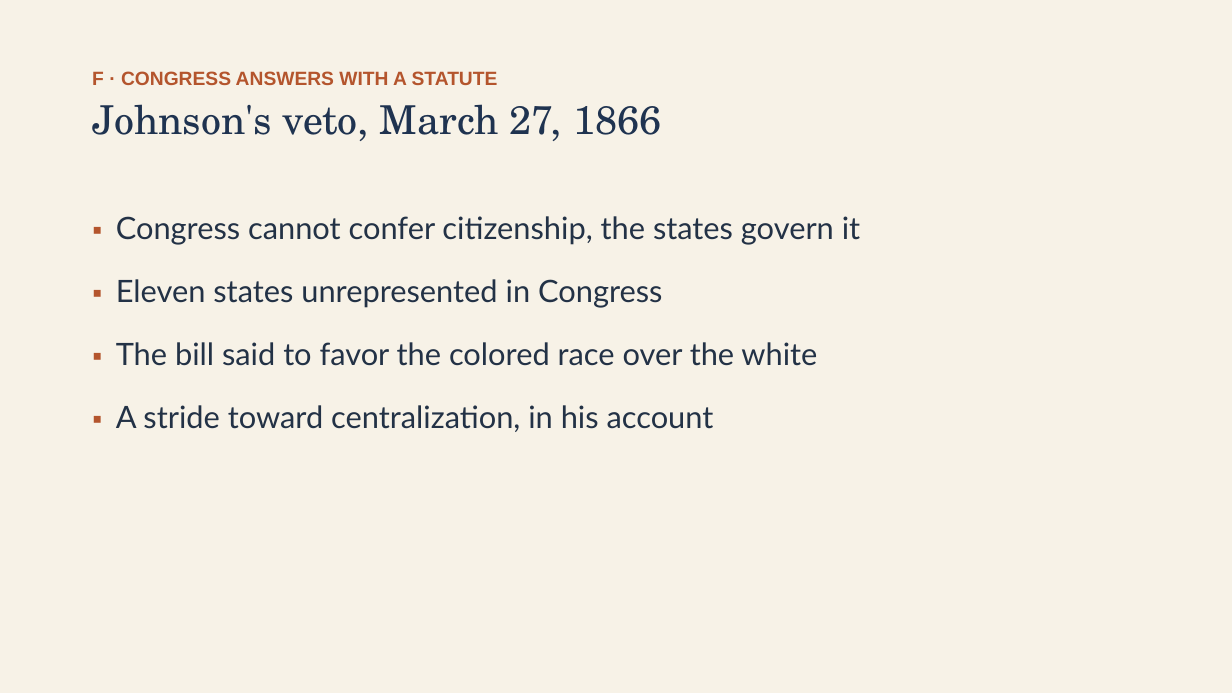
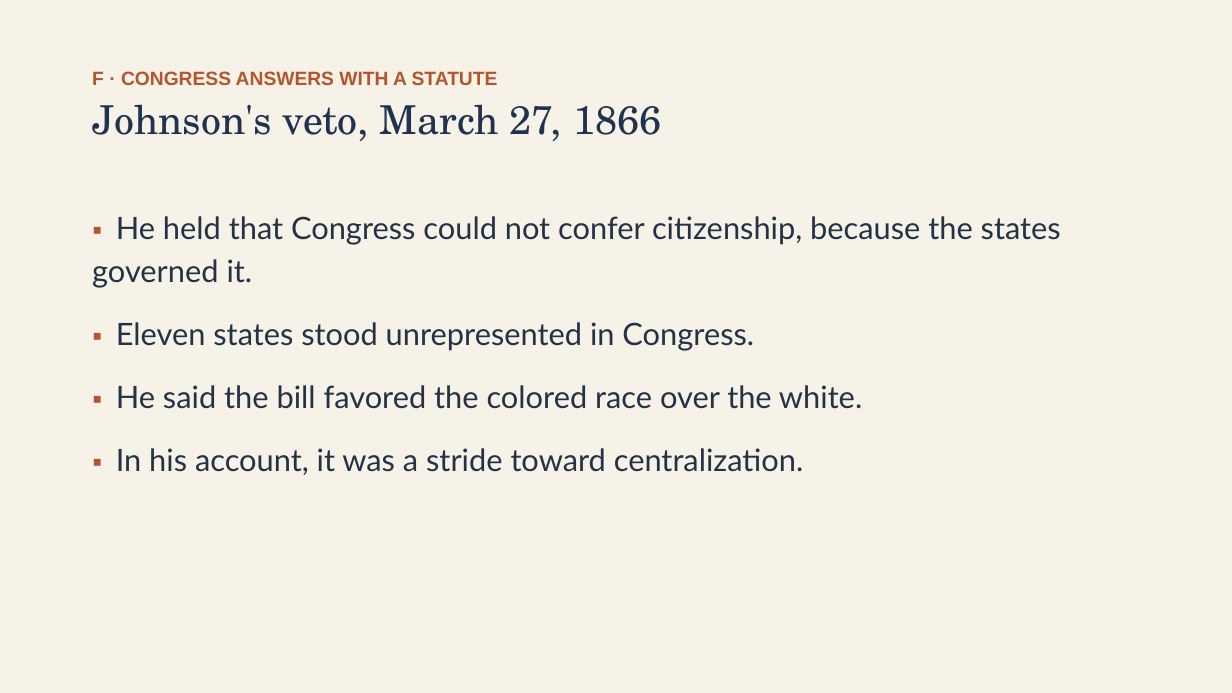
Before and after one commit to ab17gthb/humanities-curriculum-group, a slide deck: slide 18 of reconstruction/lesson-02/lesson-02-slides.pptx. Drawn at 1232x693 pixels with LibreOffice and Linux fonts; fonts in the diff are those of the drawing. Boxes give left, top, right and bottom in pixels: in the first picture for what was removed or moved away, otherwise in the second. Text is boxed around its words. In the diff, an @@ line names an element or a change of style, - is before the commit and + after.

```diff
--- a/reconstruction/lesson-02/lesson-02-slides.pptx
+++ b/reconstruction/lesson-02/lesson-02-slides.pptx
@@ text at [92, 216, 1061, 475]: text changed @@
-▪ Congress cannot confer citizenship, the states govern it
-▪ Eleven states unrepresented in Congress
-▪ The bill said to favor the colored race over the white
-▪ A stride toward centralization, in his account
+▪ He held that Congress could not confer citizenship, because the states governed it.
+▪ Eleven states stood unrepresented in Congress.
+▪ He said the bill favored the colored race over the white.
+▪ In his account, it was a stride toward centralization.
```
Also in this commit, not shown: 9 other slides changed, 6 other files.
